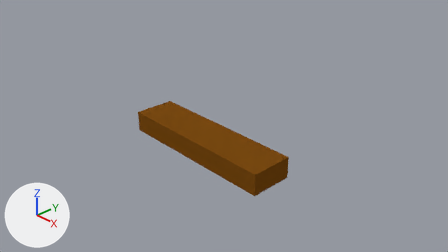
The Blender file Project Gamma/Assets/Models/Environment Pieces/Wood Plank.blend: old version first, new version second.
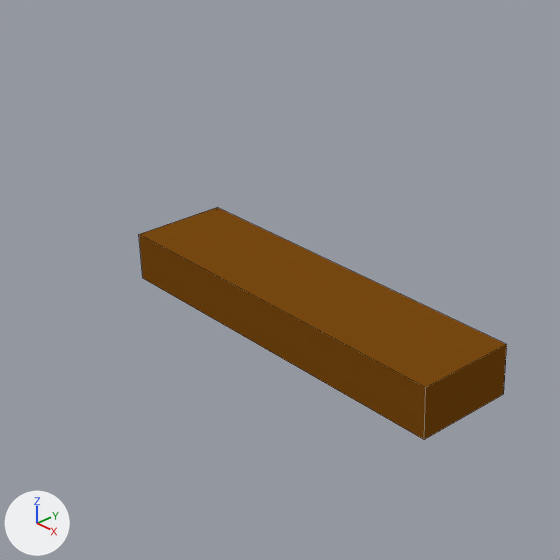
Each version appears first from the file's camera 'Camera', and next in a close-up on the part from 18% to 69% of the width and 6% to 97% of the height. Lighting does not change. The marker at lower left points along +X, +Y and +Z. The close-ups show mesh edges as thin lines.

In view in the first close-up: 'Wood Plank'.
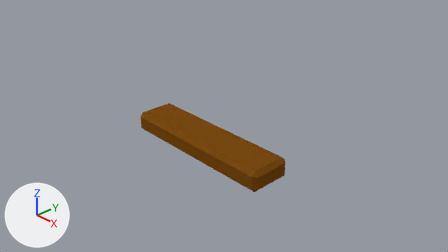
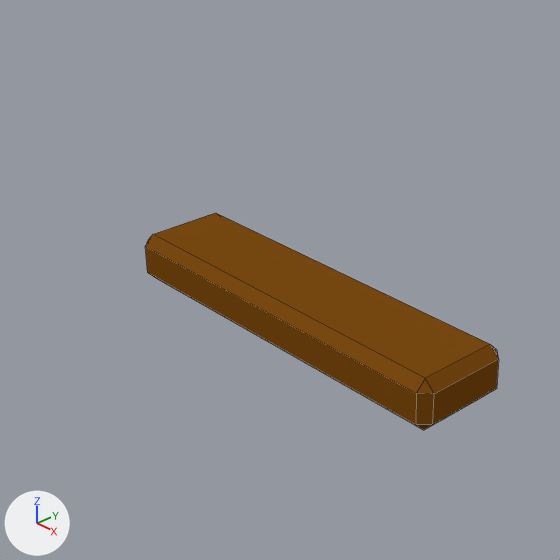
Boxes (x1, y1, x2, y2) around the edits, measured in the close-ups (560 x 560 px):
'Wood Plank', modifiers changed (7% shorter)
    before: (139, 207, 507, 440)
    after: (145, 213, 499, 430)

The change, as a diff of the scene's bpy script:
```diff
--- a/Project Gamma/Assets/Models/Environment Pieces/Wood Plank.blend.py
+++ b/Project Gamma/Assets/Models/Environment Pieces/Wood Plank.blend.py
@@ ob_wood_plank @@
 ob_wood_plank.location = (0.0, 0.0, 0.0)
+_m = ob_wood_plank.modifiers.new('Bevel', 'BEVEL')
+_m.limit_method = 'NONE'
+_m.spread = 0.0
```
